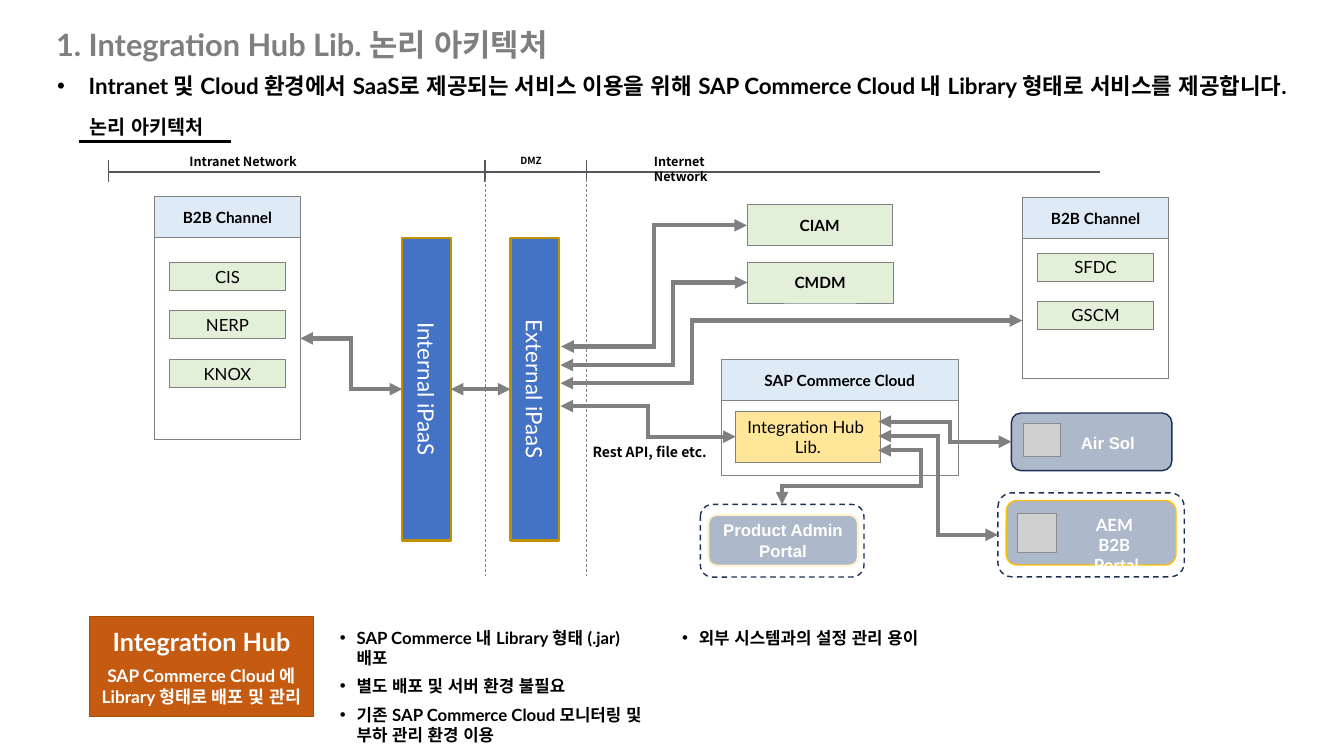
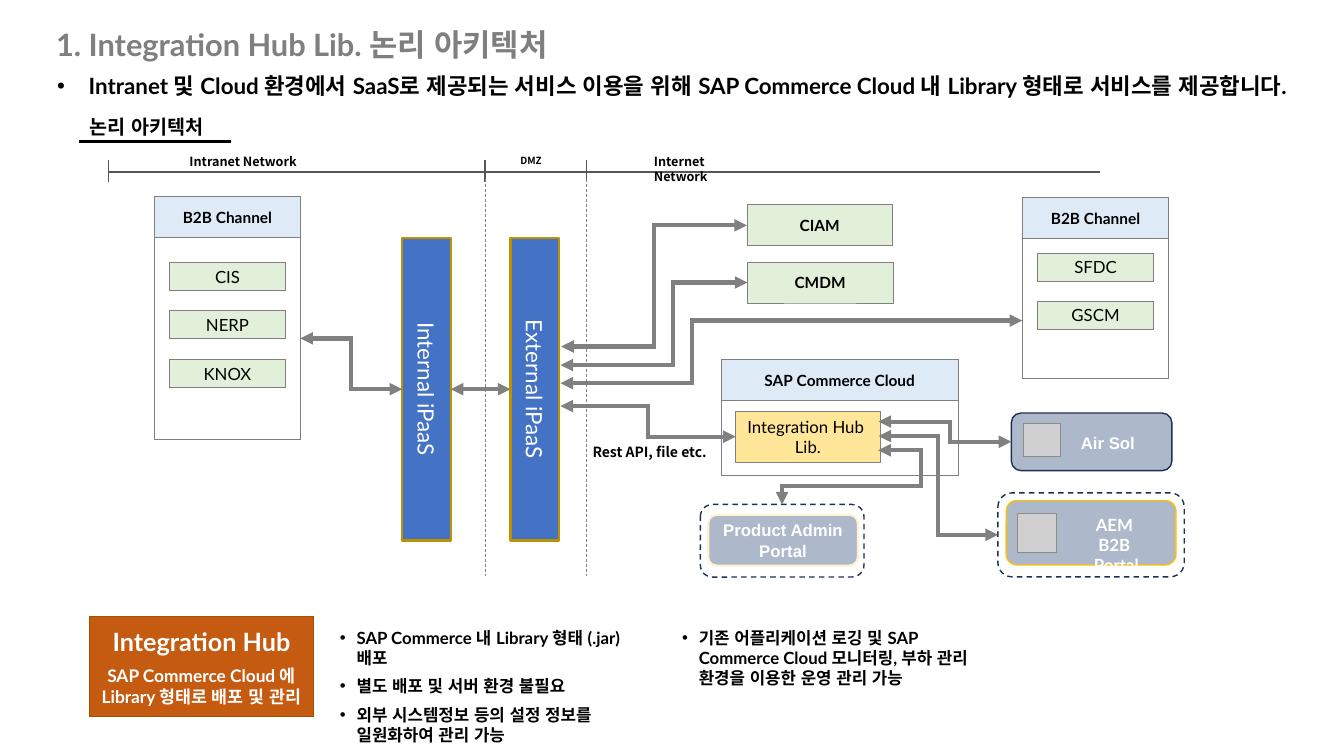
Before and after one commit to dev-ds22/dev-ds22.github.io, a slide deck: slide 1 of _ss/Define_Integration_Hub_Lib_Concept_20231201.pptx. Drawn at 1344x756 pixels with LibreOffice and Linux fonts; fonts in the diff are those of the drawing; grey boxes stand for pictures. Boxes give left, top, right and bottom in pixels: in the first picture for what was removed or moved away, otherwise in the second. Text is boxed around its words. In the diff, an @@ line names an element or a change of style, - is before the commit and + after.

```diff
--- a/_ss/Define_Integration_Hub_Lib_Concept_20231201.pptx
+++ b/_ss/Define_Integration_Hub_Lib_Concept_20231201.pptx
@@ text at [699, 630, 968, 686]: text changed @@
-  • 외부 시스템과의 설정 관리 용이
+  • 기존 어플리케이션 로깅 및 SAP Commerce Cloud 모니터링, 부하 관리 환경을 이용한 운영 관리 가능
@@ text at [357, 707, 591, 743]: text changed @@
-  • 기존 SAP Commerce Cloud 모니터링 및 부하 관리 환경 이용
+  • 외부 시스템정보 등의 설정 정보를 일원화하여 관리 가능
```
Also in this commit, not shown: 2 other slides changed.
